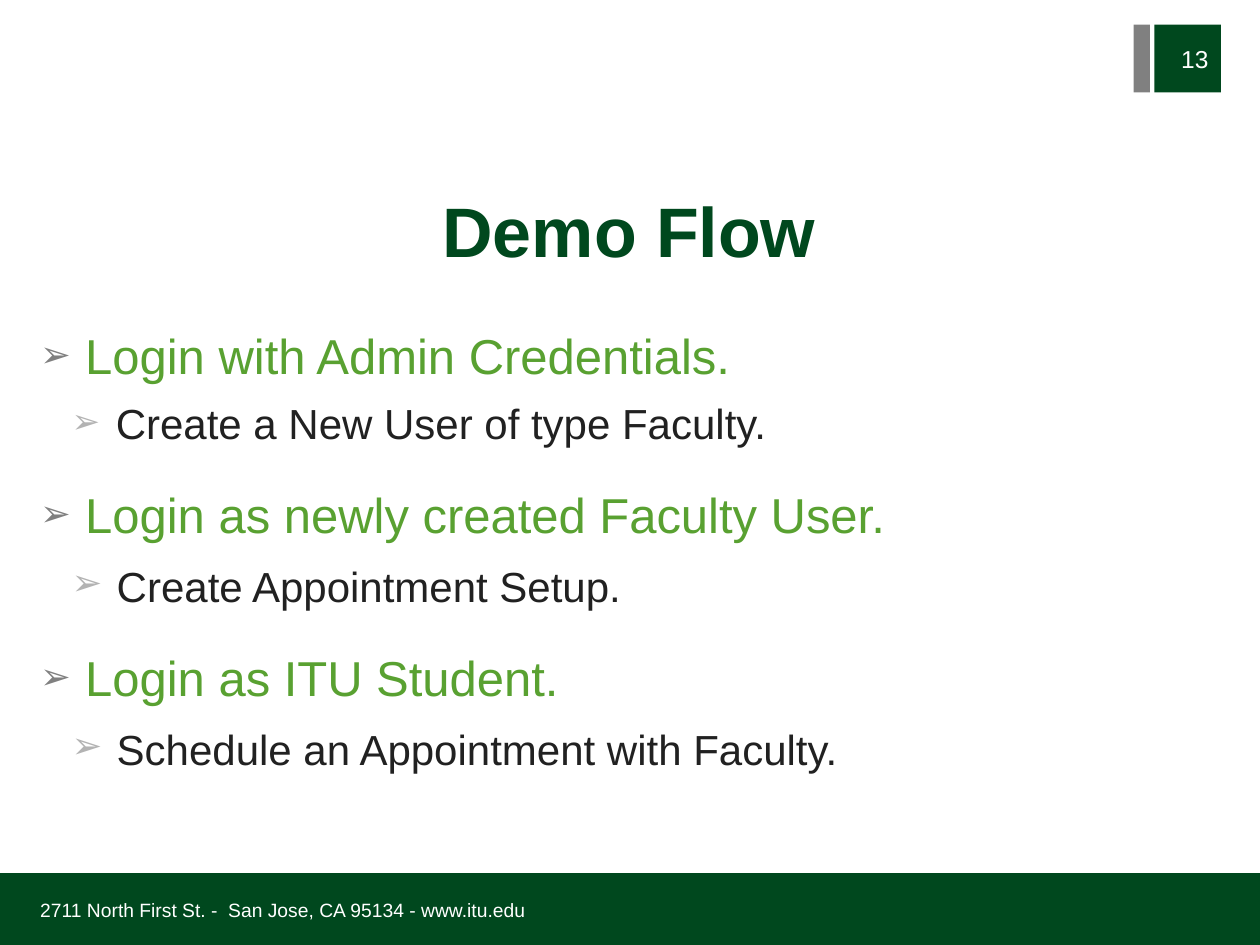
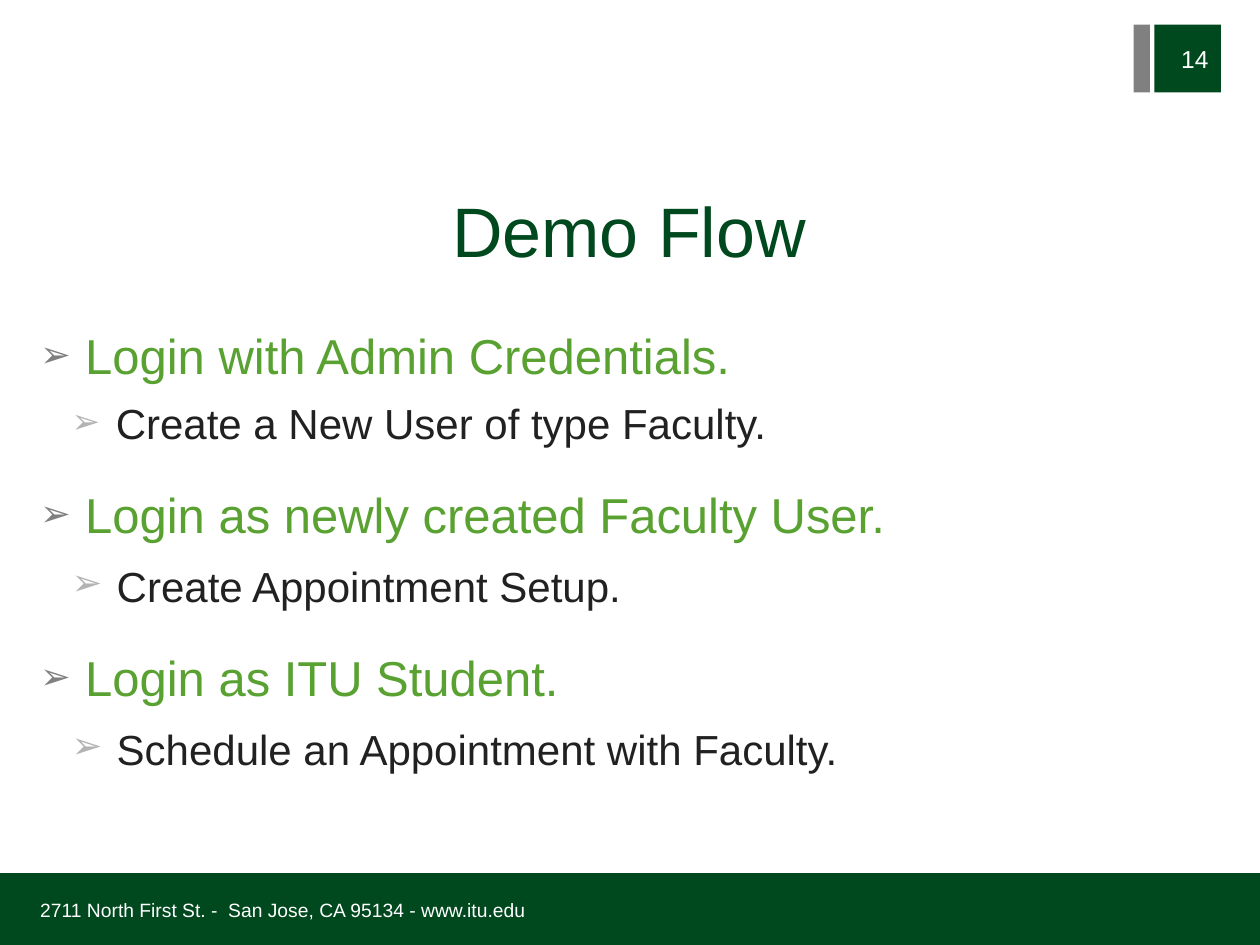
Before and after one commit to joshisange89/EAppointment, a slide deck: slide 14 of Documentation/Demo/Demo Presentation/E-Appointment_Demo.ppt (slide 13 before the commit). Drawn at 1260x945 pixels with LibreOffice and Linux fonts; fonts in the diff are those of the drawing; background and template pictures are left out. Boxes give left, top, right and bottom in pixels: in the first picture for what was removed or moved away, otherwise in the second. Text is boxed around its words. In the diff, an @@ line names an element or a change of style, - is before the commit and + after.

```diff
--- a/Documentation/Demo/Demo Presentation/E-Appointment_Demo.ppt
+++ b/Documentation/Demo/Demo Presentation/E-Appointment_Demo.ppt
@@ page number at [1181, 51, 1208, 68]: text changed @@
-13
+14
@@ title "Demo Flow" at [452, 206, 806, 258]: bold off @@
```
Also in this commit, not shown: 4 other slides changed, 7 slides added, 1 slide removed, 29 other files.
